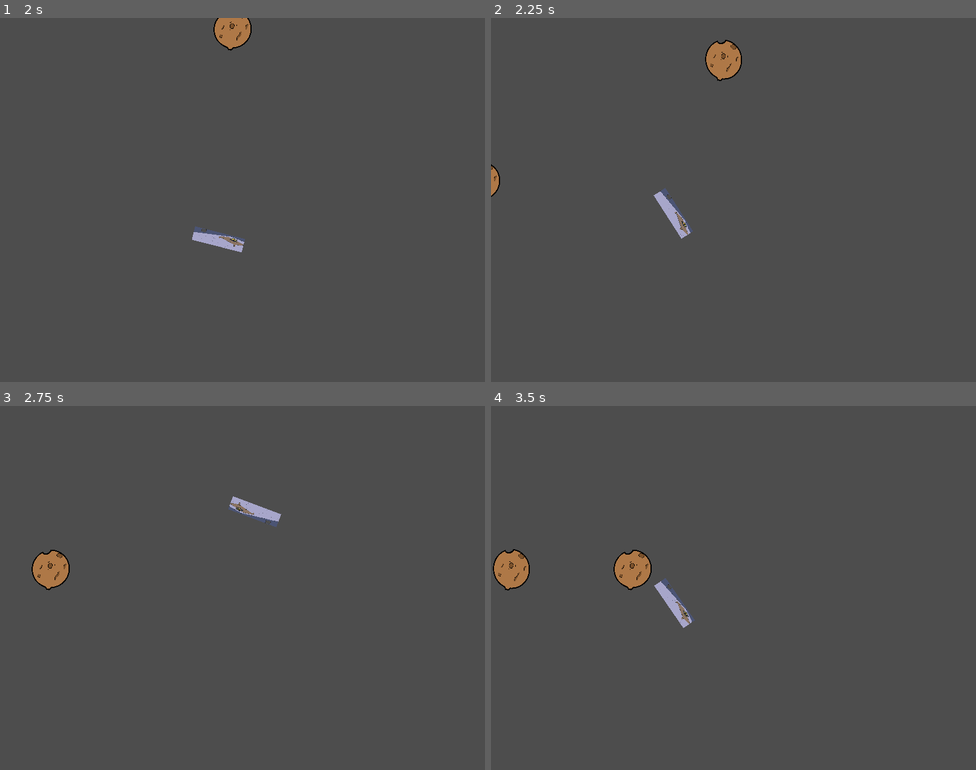
Above: before the commit, frames 1-4 (two rows, left to right).
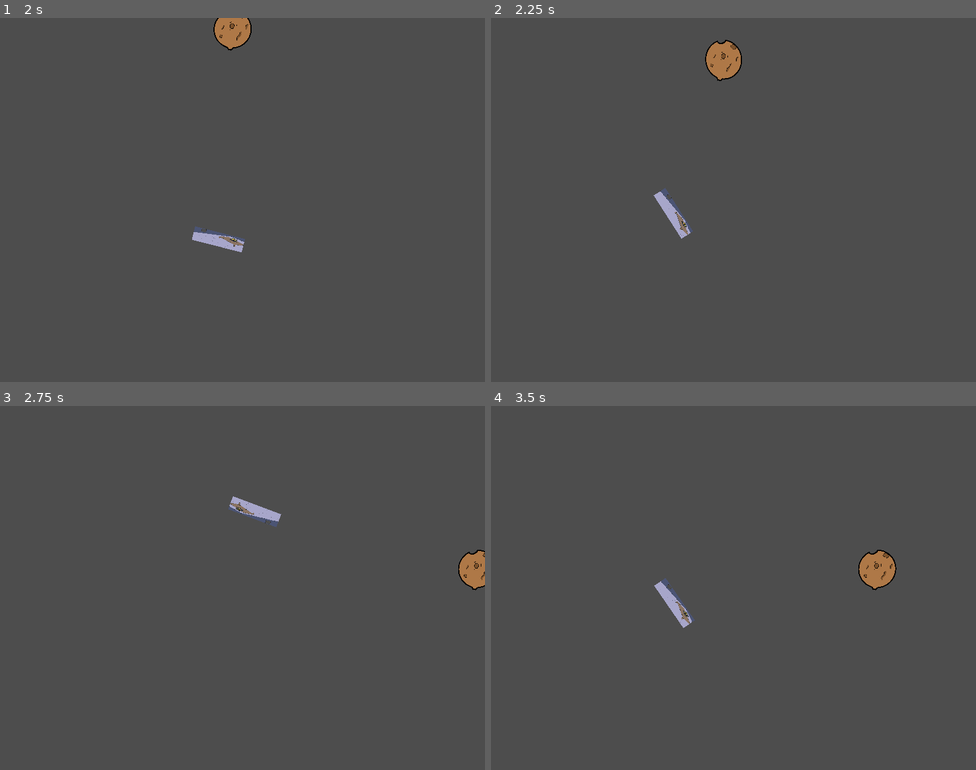
Above: after the commit, the same moments.

Repository: Goonie19/TherapySunProject
Game: Godot game, scene res://scenes/Minigame/minigame_scene.tscn
Two runs of this game, one before a commit and one after it. Both use one fixed random seed, a clock stepped at 60 frames per second and the inputs below. This scene is started directly instead of the project's main scene.
Inputs:
- Up to frame 1 (2 s): tap Enter at 0.5 s; hold Right 0.53-1.28 s; hold Left from 1.28 s (still down)
- Up to frame 2 (2.25 s): release Left at 2.03 s; hold Right from 2.03 s (still down)
- Up to frame 3 (2.75 s): keep holding Right
- Up to frame 4 (3.5 s): keep holding Right

Frame 1 is identical in both runs. In frame 2, 0.1% of the frame differs, in the area x 0-2%, y 40-50%; in frame 3, 1.1%; in frame 4, 2.0%, in the area x 0-84%, y 39-51%.

Commit message:
Added spawn meteor sequences

Diff:
--- /dev/null
+++ b/Resources/SpawnSequences/FirstSpawnSequence.tres
@@ -0,0 +1,40 @@
+[gd_resource type="Resource" script_class="SpawnSequence" load_steps=8 format=3 uid="uid://8is7eq21x5ms"]
+
+[ext_resource type="Script" uid="uid://df0kw4oorbscn" path="res://scripts/Minigame/Meteor/Data/meteor_spawn_sequence.gd" id="1_oande"]
+[ext_resource type="Script" uid="uid://c5tpqd3aj2lu6" path="res://scripts/Minigame/Meteor/Data/meteor_spawn_sequence_data.gd" id="2_alywp"]
+
+[sub_resource type="Resource" id="Resource_oande"]
+script = ExtResource("2_alywp")
+spawn_pos = 0
+time_stamp = 1.0
+metadata/_custom_type_script = "uid://c5tpqd3aj2lu6"
+
+[sub_resource type="Resource" id="Resource_alywp"]
+script = ExtResource("2_alywp")
+spawn_pos = 2
+time_stamp = 1.5
+metadata/_custom_type_script = "uid://c5tpqd3aj2lu6"
+
+[sub_resource type="Resource" id="Resource_dxfyt"]
+script = ExtResource("2_alywp")
+spawn_pos = 6
+time_stamp = 2.15
+metadata/_custom_type_script = "uid://c5tpqd3aj2lu6"
+
+[sub_resource type="Resource" id="Resource_v0qrl"]
+script = ExtResource("2_alywp")
+spawn_pos = 0
+time_stamp = 2.5
+metadata/_custom_type_script = "uid://c5tpqd3aj2lu6"
+
+[sub_resource type="Resource" id="Resource_hqeo5"]
+script = ExtResource("2_alywp")
+spawn_pos = 0
+time_stamp = 2.65
+metadata/_custom_type_script = "uid://c5tpqd3aj2lu6"
+
+[resource]
+script = ExtResource("1_oande")
+sequence_time = 10.0
+spawn_sequence = Array[ExtResource("2_alywp")]([SubResource("Resource_oande"), SubResource("Resource_alywp"), SubResource("Resource_dxfyt"), SubResource("Resource_v0qrl"), SubResource("Resource_hqeo5")])
+metadata/_custom_type_script = "uid://df0kw4oorbscn"
--- a/scenes/Minigame/Meteors/meteor_spawner.tscn
+++ b/scenes/Minigame/Meteors/meteor_spawner.tscn
@@ -1,12 +1,14 @@
-[gd_scene load_steps=3 format=3 uid="uid://c7nyikn0c75k3"]
+[gd_scene load_steps=4 format=3 uid="uid://c7nyikn0c75k3"]
 
-[ext_resource type="Script" uid="uid://cltho041rkr51" path="res://scripts/Minigame/meteor_spawner.gd" id="1_y5igl"]
+[ext_resource type="Script" uid="uid://cltho041rkr51" path="res://scripts/Minigame/Meteor/meteor_spawner.gd" id="1_y5igl"]
 [ext_resource type="PackedScene" uid="uid://b51c8aeipf64j" path="res://scenes/Minigame/Meteors/Meteor.tscn" id="2_06x8k"]
+[ext_resource type="Script" uid="uid://cydi1s84w1ypf" path="res://scripts/Minigame/Meteor/Data/meteor_spawn_position.gd" id="3_06x8k"]
 
-[node name="Meteor Spawner" type="Node2D" node_paths=PackedStringArray("meteor_spawn_points")]
+[node name="Meteor Spawner" type="Node2D" node_paths=PackedStringArray("spawn_points_center")]
 script = ExtResource("1_y5igl")
 meteor_default = ExtResource("2_06x8k")
-meteor_spawn_points = [NodePath("SpawnPoints/SpawnPoint 1"), NodePath("SpawnPoints/SpawnPoint 2"), NodePath("SpawnPoints/SpawnPoint 3"), NodePath("SpawnPoints/SpawnPoint 4")]
+spawn_points_center = NodePath("SpawnPoints")
+meteor_spawn_points = Array[ExtResource("3_06x8k")]([null, null, null, null])
 
 [node name="SpawnPoints" type="Node2D" parent="."]
 
--- a/scenes/Minigame/minigame_scene.tscn
+++ b/scenes/Minigame/minigame_scene.tscn
@@ -1,16 +1,42 @@
-[gd_scene load_steps=8 format=3 uid="uid://ctwd6aklt5ujt"]
+[gd_scene load_steps=14 format=3 uid="uid://ctwd6aklt5ujt"]
 
 [ext_resource type="Script" uid="uid://coqq1jfjru4af" path="res://scripts/Minigame/MinigameController.gd" id="1_7rs4c"]
 [ext_resource type="Texture2D" uid="uid://c3sm7vmp2sspu" path="res://assets/Bg/Sun therapy bg consulta.png" id="1_fa470"]
 [ext_resource type="Script" uid="uid://c1u7xqijkxsii" path="res://scripts/Minigame/Rotator/blocker_rotator.gd" id="1_jarmb"]
 [ext_resource type="Script" uid="uid://dd0winw0gcvnj" path="res://scripts/Minigame/CharacterImpactDetection/character_impact_detection.gd" id="2_7rs4c"]
 [ext_resource type="PackedScene" uid="uid://c7nyikn0c75k3" path="res://scenes/Minigame/Meteors/meteor_spawner.tscn" id="4_ox4ev"]
+[ext_resource type="Resource" uid="uid://8is7eq21x5ms" path="res://Resources/SpawnSequences/FirstSpawnSequence.tres" id="6_kasab"]
+[ext_resource type="Script" uid="uid://cydi1s84w1ypf" path="res://scripts/Minigame/Meteor/Data/meteor_spawn_position.gd" id="7_ifbja"]
 
 [sub_resource type="CircleShape2D" id="CircleShape2D_jarmb"]
 radius = 44.34
 
 [sub_resource type="RectangleShape2D" id="RectangleShape2D_byaxx"]
 size = Vector2(1608.58, 292.991)
+
+[sub_resource type="Resource" id="Resource_ifbja"]
+script = ExtResource("7_ifbja")
+spawn_pos_label = 0
+spawn_pos = Vector2(0, -450)
+metadata/_custom_type_script = "uid://cydi1s84w1ypf"
+
+[sub_resource type="Resource" id="Resource_yin35"]
+script = ExtResource("7_ifbja")
+spawn_pos_label = 4
+spawn_pos = Vector2(0, 450)
+metadata/_custom_type_script = "uid://cydi1s84w1ypf"
+
+[sub_resource type="Resource" id="Resource_trg6o"]
+script = ExtResource("7_ifbja")
+spawn_pos_label = 2
+spawn_pos = Vector2(450, 0)
+metadata/_custom_type_script = "uid://cydi1s84w1ypf"
+
+[sub_resource type="Resource" id="Resource_2kaf3"]
+script = ExtResource("7_ifbja")
+spawn_pos_label = 6
+spawn_pos = Vector2(-450, 0)
+metadata/_custom_type_script = "uid://cydi1s84w1ypf"
 
 [node name="MinigameScene" type="Node2D" node_paths=PackedStringArray("minigame_timer", "spawn_timer", "meteor_spawner", "sun_space_rotator_node")]
 position = Vector2(385, 268)
@@ -21,6 +47,7 @@
 meteor_spawner = NodePath("Meteor Spawner")
 sun_space_rotator_node = NodePath("SunSpace")
 spawn_lapse = 1
+meteor_sequence = ExtResource("6_kasab")
 
 [node name="Minigame Timer" type="Timer" parent="."]
 one_shot = true
@@ -51,10 +78,10 @@
 
 [node name="CollisionShape2D" type="CollisionShape2D" parent="SunSpace/Blocker Rotator/Sprite blocker/Blocker Area 2D"]
 position = Vector2(0, 462.285)
-scale = Vector2(1, 1)
 shape = SubResource("RectangleShape2D_byaxx")
 
 [node name="Meteor Spawner" parent="." instance=ExtResource("4_ox4ev")]
+meteor_spawn_points = Array[ExtResource("7_ifbja")]([SubResource("Resource_ifbja"), SubResource("Resource_yin35"), SubResource("Resource_trg6o"), SubResource("Resource_2kaf3")])
 
 [connection signal="timeout" from="Minigame Timer" to="." method="finish_minigame"]
 [connection signal="timeout" from="Spawn Timer" to="." method="spawn_random_meteor"]
--- /dev/null
+++ b/scripts/Minigame/Meteor/Data/meteor_spawn_position.gd
@@ -0,0 +1,5 @@
+extends Resource
+class_name MeteorSpawnPosition
+
+@export var spawn_pos_label: MeteorSpawnSequenceData.METEOR_SPAWN_POSITIONS
+@export var spawn_pos: Vector2
--- /dev/null
+++ b/scripts/Minigame/Meteor/Data/meteor_spawn_sequence.gd
@@ -0,0 +1,6 @@
+extends Resource
+
+class_name SpawnSequence
+
+@export var sequence_time: float
+@export var spawn_sequence: Array[MeteorSpawnSequenceData] = []
--- /dev/null
+++ b/scripts/Minigame/Meteor/Data/meteor_spawn_sequence_data.gd
@@ -0,0 +1,16 @@
+extends Resource
+class_name MeteorSpawnSequenceData
+
+enum METEOR_SPAWN_POSITIONS {
+	UP,
+	UPRIGHT,
+	RIGHT,
+	DOWNRIGHT,
+	DOWN,
+	DOWNLEFT,
+	LEFT,
+	UPLEFT
+}
+
+@export var spawn_pos: METEOR_SPAWN_POSITIONS
+@export var time_stamp: float
--- /dev/null
+++ b/scripts/Minigame/Meteor/meteor_spawner.gd
@@ -0,0 +1,34 @@
+extends Node2D
+
+class_name MeteorSpawner
+
+@export var meteor_default : PackedScene
+
+@export var spawn_points_center: Node2D
+
+@export var meteor_spawn_points : Array[MeteorSpawnPosition]
+
+func spawn_meteor(objective: Node2D, pos: MeteorSpawnSequenceData.METEOR_SPAWN_POSITIONS = MeteorSpawnSequenceData.METEOR_SPAWN_POSITIONS.UP):
+	#Hay que hacer que coja la posicion dependiendo del valor pasado
+	var meteor = meteor_default.instantiate()
+	add_child(meteor)
+	meteor.global_position = spawn_points_center.global_position + meteor_spawn_points[find_meteor_pos(pos)].spawn_pos
+
+	var dir = (objective.global_position - meteor.global_position).normalized()
+
+	meteor.initialize(200, dir)
+
+#Finds index of specific element
+func find_meteor_pos(pos: MeteorSpawnSequenceData.METEOR_SPAWN_POSITIONS):
+	var found = false
+	var i = 0
+	while i < meteor_spawn_points.size() and not found:
+		if meteor_spawn_points[i].spawn_pos_label == pos:
+			found = true
+		else:
+			i = i+1
+
+	if not found:
+		i = -1
+
+	return i
--- a/scripts/Minigame/MinigameController.gd
+++ b/scripts/Minigame/MinigameController.gd
@@ -7,10 +7,14 @@
 @export var meteor_spawner: MeteorSpawner
 @export var sun_space_rotator_node: Node2D
 @export var spawn_lapse: int
+@export var meteor_sequence: SpawnSequence
+
 
 #@export var character_rotator
 
 var character: CharacterController
+var current_meteor_pos: int
+
 
 func _ready() -> void:
 	start_minigame()
@@ -19,14 +23,18 @@
 	character = character_controller
 
 func start_minigame():
-	minigame_timer.start(minigame_time)
-	spawn_timer.start(spawn_lapse)
+	current_meteor_pos = 0
+	minigame_timer.start(meteor_sequence.sequence_time)
+	spawn_timer.start(meteor_sequence.spawn_sequence[current_meteor_pos].time_stamp)
 	sun_space_rotator_node.process_mode = Node.PROCESS_MODE_INHERIT
 
 
 func spawn_random_meteor():
-	meteor_spawner.spawn_meteor(sun_space_rotator_node)
-	spawn_timer.start(spawn_lapse)
+	meteor_spawner.spawn_meteor(sun_space_rotator_node, meteor_sequence.spawn_sequence[current_meteor_pos].spawn_pos)
+	current_meteor_pos += 1
+
+	if current_meteor_pos < meteor_sequence.spawn_sequence.size():
+		spawn_timer.start(meteor_sequence.spawn_sequence[current_meteor_pos].time_stamp)
 
 
 func finish_minigame():
--- a/scripts/Minigame/meteor_spawner.gd
+++ /dev/null
@@ -1,16 +0,0 @@
-extends Node2D
-
-class_name MeteorSpawner
-
-@export var meteor_default : PackedScene
-
-@export var meteor_spawn_points : Array[Node2D]
-
-func spawn_meteor(objective: Node2D):
-	var meteor = meteor_default.instantiate()
-	add_child(meteor)
-	meteor.global_position = meteor_spawn_points.pick_random().global_position
-
-	var dir = (objective.global_position - meteor.global_position).normalized()
-
-	meteor.initialize(200, dir)
Not shown, added: scripts/Minigame/Meteor/Data/meteor_spawn_position.gd.uid
Not shown, added: scripts/Minigame/Meteor/Data/meteor_spawn_sequence.gd.uid
Not shown, added: scripts/Minigame/Meteor/Data/meteor_spawn_sequence_data.gd.uid
Renamed: scripts/Minigame/meteor_spawner.gd.uid -> scripts/Minigame/Meteor/meteor_spawner.gd.uid
